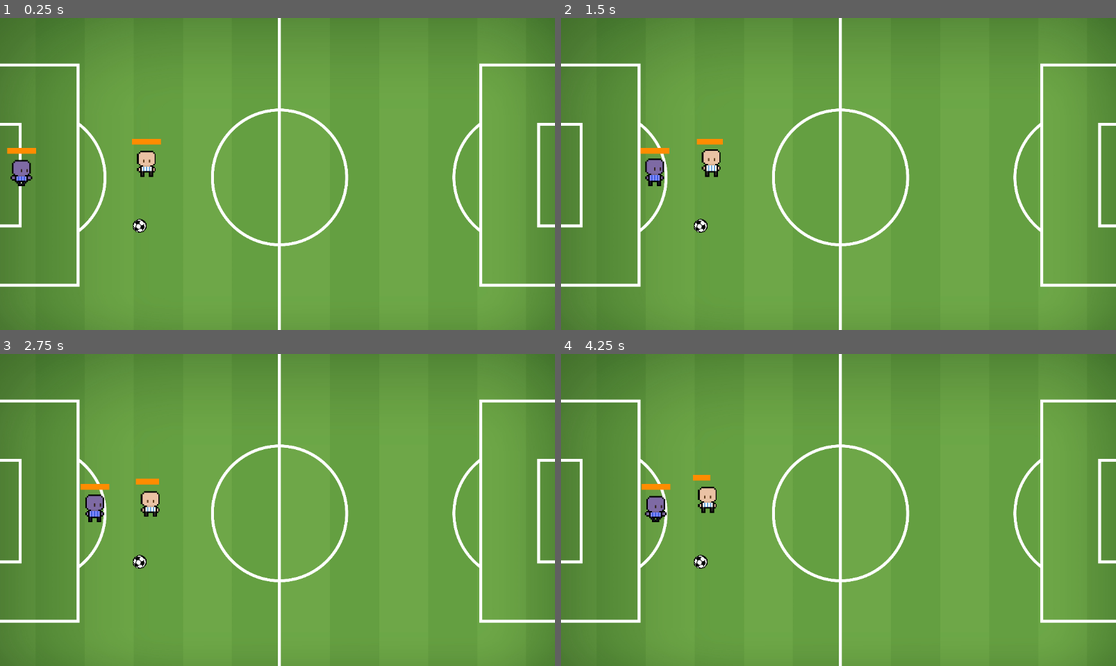
Above: before the commit, frames 1-4 (two rows, left to right).
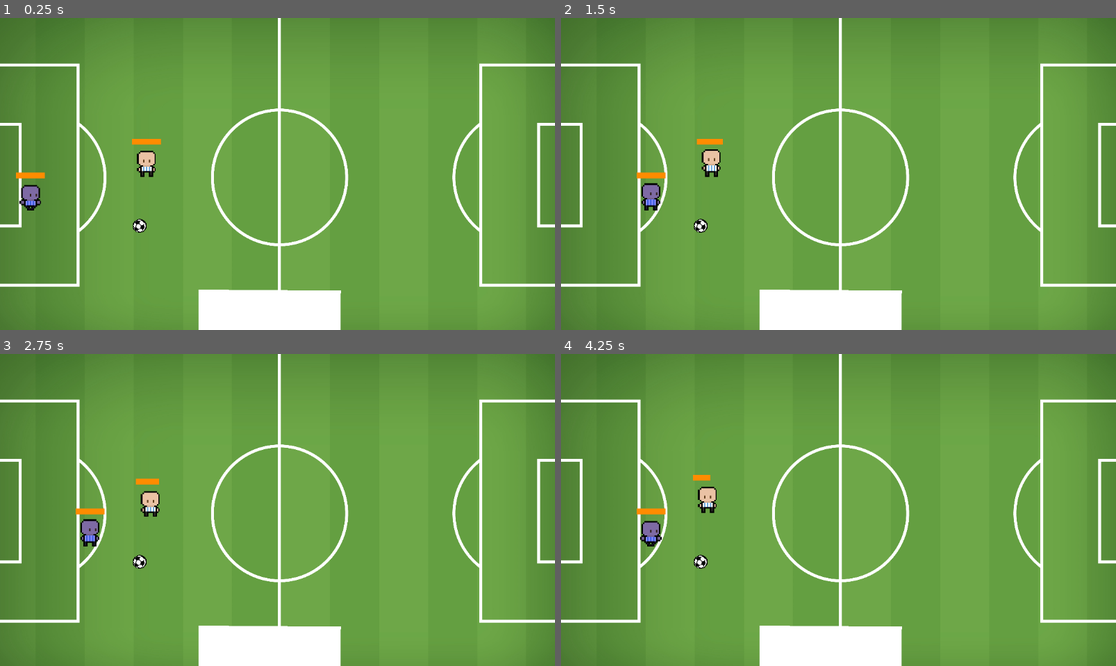
Above: after the commit, the same moments.

Repository: VladimirCharkot/fulbito
Game: Godot game, scene res://cancha.tscn
Two runs of this game, one before a commit and one after it. Both use one fixed random seed, a clock stepped at 60 frames per second and the inputs below. Before the commit the project has no main scene; this scene is started directly in both runs.
Inputs (mouse positions are in pixels of both pictures, inside the frame that each line leads up to):
- Up to frame 1 (0.25 s): no input
- Up to frame 2 (1.5 s): move the mouse to (960, 158) at 0.52 s; tap A (a) at 0.6 s; tap D (d) at 0.8, 1.35 s; move the mouse to (727, 189) at 1.27 s
- Up to frame 3 (2.75 s): tap Q (q) at 1.55, 2.1 s; move the mouse to (333, 441) at 2.02 s; tap S (s) at 2.3 s
- Up to frame 4 (4.25 s): tap Enter at 2.75 s; move the mouse to (810, 572) at 2.77 s; tap S (s) at 2.85 s; tap W (w) at 3.05, 3.6 s; move the mouse to (1005, 556) at 3.52 s; tap A (a) at 3.8 s

The runs differ from the first frame. In frame 1, 3.9% of the frame differs, in the area x 1-62%, y 41-100%; in frame 2, 3.9%; in frame 3, 3.9%; in frame 4, 3.9%.

Commit message:
Gol fuera y tablero

Diff:
--- a/cancha.gd
+++ b/cancha.gd
@@ -1,6 +1,7 @@
 extends Node2D
-
-
+signal Salio
+var gol = 0
+var gol_riv = 0 #por si las dudas
 # Called when the node enters the scene tree for the first time.
 func _ready():
 	$Arquero.area = $AreaIzq
@@ -9,3 +10,14 @@
 # Called every frame. 'delta' is the elapsed time since the previous frame.
 func _process(delta):
 	pass
+
+
+func _on_arco_izq_area_entered(area):
+	print("Gol")
+	gol += 1
+	$Area2D/Label.text = str(gol_riv)  + '-'  + str(gol) # Replace with function body.
+
+
+func _on_fuera_area_entered(area):
+
+	$Pelota.vel = Vector2(0,0)
--- a/cancha.tscn
+++ b/cancha.tscn
@@ -11,6 +11,13 @@
 
 [sub_resource type="RectangleShape2D" id="RectangleShape2D_r3r2g"]
 size = Vector2(37.5, 122)
+
+[sub_resource type="RectangleShape2D" id="RectangleShape2D_i5m5a"]
+size = Vector2(37, 298.5)
+
+[sub_resource type="RectangleShape2D" id="RectangleShape2D_dvptp"]
+
+[sub_resource type="CanvasTexture" id="CanvasTexture_r7lq2"]
 
 [node name="Cancha" type="Node2D"]
 script = ExtResource("1_lk3po")
@@ -33,6 +40,7 @@
 position = Vector2(71, 328)
 
 [node name="CollisionShape2D" type="CollisionShape2D" parent="AreaIzq"]
+position = Vector2(-10, -3)
 shape = SubResource("RectangleShape2D_q0yva")
 
 [node name="ArcoIzq" type="Area2D" parent="."]
@@ -43,5 +51,58 @@
 shape = SubResource("RectangleShape2D_r3r2g")
 
 [node name="Arquero" parent="." instance=ExtResource("4_031q2")]
-position = Vector2(17, 321)
+position = Vector2(35, 372)
 scale = Vector2(3, 3)
+
+[node name="Fuera" type="Area2D" parent="."]
+
+[node name="CollisionShape2D3" type="CollisionShape2D" parent="Fuera"]
+position = Vector2(463, 733)
+scale = Vector2(48.348, 0.182759)
+shape = SubResource("RectangleShape2D_i5m5a")
+
+[node name="CollisionShape2D6" type="CollisionShape2D" parent="Fuera"]
+position = Vector2(463, -84)
+scale = Vector2(48.348, 0.182759)
+shape = SubResource("RectangleShape2D_i5m5a")
+
+[node name="CollisionShape2D" type="CollisionShape2D" parent="Fuera"]
+position = Vector2(-64, 102)
+shape = SubResource("RectangleShape2D_i5m5a")
+
+[node name="CollisionShape2D2" type="CollisionShape2D" parent="Fuera"]
+position = Vector2(-55, 544)
+shape = SubResource("RectangleShape2D_i5m5a")
+
+[node name="CollisionShape2D4" type="CollisionShape2D" parent="Fuera"]
+position = Vector2(1211, 110)
+shape = SubResource("RectangleShape2D_i5m5a")
+
+[node name="CollisionShape2D5" type="CollisionShape2D" parent="Fuera"]
+position = Vector2(1220, 552)
+shape = SubResource("RectangleShape2D_i5m5a")
+
+[node name="Area2D" type="Area2D" parent="."]
+position = Vector2(559, 733)
+
+[node name="CollisionShape2D" type="CollisionShape2D" parent="Area2D"]
+shape = SubResource("RectangleShape2D_dvptp")
+
+[node name="Sprite2D" type="Sprite2D" parent="Area2D"]
+position = Vector2(0, -60)
+rotation = -3.13339
+scale = Vector2(295.328, 215.616)
+texture = SubResource("CanvasTexture_r7lq2")
+
+[node name="Label" type="Label" parent="Area2D"]
+modulate = Color(0, 0, 0, 1)
+offset_left = 69.0
+offset_top = -68.0
+offset_right = 109.0
+offset_bottom = -45.0
+rotation = -3.21287
+scale = Vector2(2.66756, -3.18977)
+text = " 0 - 0"
+
+[connection signal="area_entered" from="ArcoIzq" to="." method="_on_arco_izq_area_entered"]
+[connection signal="area_entered" from="Fuera" to="." method="_on_fuera_area_entered"]
--- a/pelota.gd
+++ b/pelota.gd
@@ -12,7 +12,7 @@
 
 # Called every frame. 'delta' is the elapsed time since the previous frame.
 func _process(delta):
-
+	print(position)
 	if girando:
 		rotation += vel.length() / 10
 
--- a/project.godot
+++ b/project.godot
@@ -11,6 +11,7 @@
 [application]
 
 config/name="Godot Futbol"
+run/main_scene="res://cancha.tscn"
 config/features=PackedStringArray("4.2", "Forward Plus")
 config/icon="res://icon.svg"
 
Not shown: 1 places in cancha.tscn that only renumber resources
